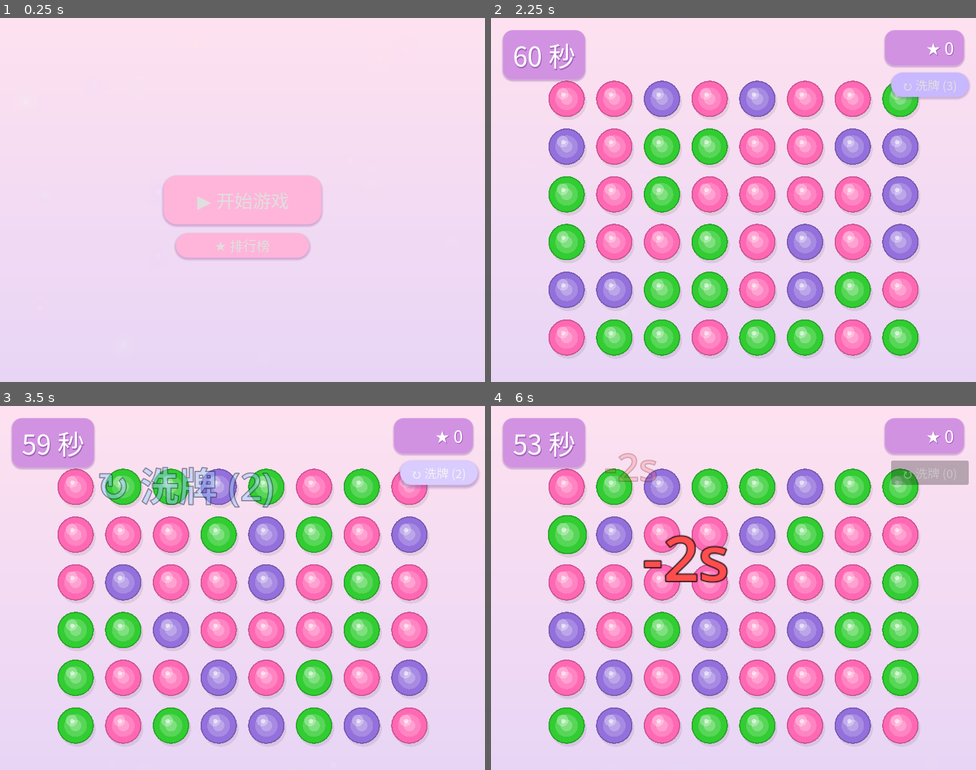
Above: before the commit, frames 1-4 (two rows, left to right).
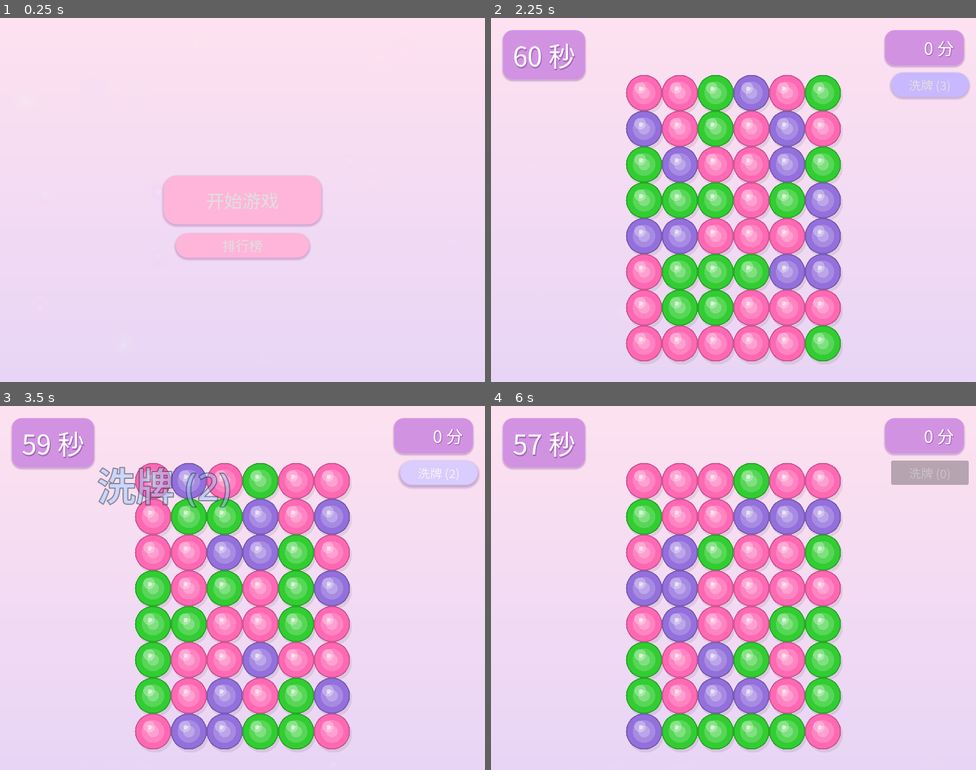
Above: after the commit, the same moments.

Repository: a812358816/bubble-match
Game: Godot game, scene res://main.tscn
Same seed, same stepped clock (60 frames per second), same inputs: the game is played once before the commit and once after it.
Inputs (mouse positions are in pixels of both pictures, inside the frame that each line leads up to):
- Up to frame 1 (0.25 s): no input
- Up to frame 2 (2.25 s): click "★ 排行榜" (after the commit: "排行榜") at 0.5 s; click "← 返回" (after the commit: "返回") at 1.25 s; click "▶ 开始游戏" (after the commit: "开始游戏") at 2 s
- Up to frame 3 (3.5 s): click "↻ 洗牌 (3)" (after the commit: "洗牌 (3)") at 2.75 s
- Up to frame 4 (6 s): click "↻ 洗牌 (2)" (after the commit: "洗牌 (2)") at 3.5 s; click "↻ 洗牌 (1)" (after the commit: "洗牌 (1)") at 4.25 s; move the mouse to (568, 486) at 5.02 s; click (568, 486) at 5.17 s; move the mouse to (568, 533) at 5.77 s; click (568, 533) at 5.92 s

The runs differ from the first frame. In frame 1, 0.5% of the frame differs, in the area x 40-60%, y 48-65%; in frame 2, 43%; in frame 3, 43%; in frame 4, 43%, in the area x 7-96%, y 6-95%.

Commit message:
修复：移除 Unicode 图标符号 + 网格改为纵向 6×8 + 球体更紧密
- 移除 Noto Sans SC 不支持的 Unicode 符号（↺↻◆◇▶←★）
- 替换为纯中文文本，Web 端正常显示
- 网格 8×6 → 6×8（纵向布局）
- spacing_factor 0.82 → 0.72（球更大、间距更密）
- 排行榜奖牌符号替换为数字标记 [1][2][3]

Diff:
--- a/src/gameplay/bubble_match.gd
+++ b/src/gameplay/bubble_match.gd
@@ -7,15 +7,15 @@
 
 const BUBBLE_SCENE := preload("res://src/gameplay/bubble.tscn")
 
-@export var grid_cols: int = 8
-@export var grid_rows: int = 6
+@export var grid_cols: int = 6
+@export var grid_rows: int = 8
 @export var max_bubble_size: float = 160.0
 @export var min_bubble_size: float = 50.0
 @export var min_match: int = 3
 @export var offset_x: float = 24.0
 @export var offset_y: float = 24.0
 @export var round_seconds: float = 60.0
-@export var spacing_factor: float = 0.82
+@export var spacing_factor: float = 0.72
 
 var _actual_bubble_size: float = 80.0
 
@@ -257,7 +257,7 @@
 
 	var bonus := clampi(affected.size() - 2, 1, 5)
 	_add_time(bonus)
-	_show_floating_text(_grid_to_world(pos.x, pos.y), "◆ 炸弹 +%ds" % bonus, Color(1.0, 0.5, 0.1))
+	_show_floating_text(_grid_to_world(pos.x, pos.y), "炸弹 +%ds" % bonus, Color(1.0, 0.5, 0.1))
 
 	_combo = 1
 	_last_match_msec = Time.get_ticks_msec()
@@ -306,7 +306,7 @@
 
 	var bonus: int = clampi(affected.size() / 3, 2, 8)
 	_add_time(bonus)
-	_show_floating_text(_grid_to_world(pos.x, pos.y), "◇ 彩虹 +%ds" % bonus, Color(1.0, 0.3, 0.8))
+	_show_floating_text(_grid_to_world(pos.x, pos.y), "彩虹 +%ds" % bonus, Color(1.0, 0.3, 0.8))
 
 	_combo = 1
 	_last_match_msec = Time.get_ticks_msec()
@@ -536,7 +536,7 @@
 			if _grid[col][row] != null:
 				_bubble_nodes[col][row] = _create_bubble(col, row, _grid[col][row])
 
-	_show_floating_text(Vector2(200, 150), "↻ 洗牌 (%d)" % _shuffle_remaining, Color(0.6, 0.8, 1.0))
+	_show_floating_text(Vector2(200, 150), "洗牌 (%d)" % _shuffle_remaining, Color(0.6, 0.8, 1.0))
 
 
 func _show_floating_text(world_pos: Vector2, text: String, clr: Color) -> void:
--- a/src/main.gd
+++ b/src/main.gd
@@ -81,7 +81,7 @@
 	_rank_btn.visible = false
 	_shuffle_btn.visible = true
 	_shuffle_btn.disabled = false
-	_shuffle_btn.text = "↻ 洗牌 (3)"
+	_shuffle_btn.text = "洗牌 (3)"
 	_time_label.visible = true
 	_score_label.visible = true
 	_game_over_panel.visible = false
@@ -95,7 +95,7 @@
 
 
 func _on_score_changed(new_score: int) -> void:
-	_score_label.text = "★ %d" % new_score
+	_score_label.text = "%d 分" % new_score
 
 
 func _on_time_updated(seconds: int) -> void:
@@ -152,6 +152,6 @@
 
 
 func _on_shuffle_count_changed(remaining: int) -> void:
-	_shuffle_btn.text = "↻ 洗牌 (%d)" % remaining
+	_shuffle_btn.text = "洗牌 (%d)" % remaining
 	_shuffle_btn.disabled = remaining <= 0
 	_shuffle_btn.visible = true
--- a/src/ui/game_ui.tscn
+++ b/src/ui/game_ui.tscn
@@ -124,7 +124,7 @@
 theme_override_font_sizes/font_size = 30
 theme_override_styles/normal = SubResource("btn_style")
 theme_override_styles/hover = SubResource("btn_style_hover")
-text = "▶ 开始游戏"
+text = "开始游戏"
 
 [node name="ShuffleButton" type="Button" parent="." unique_id=433220519]
 visible = false
@@ -140,7 +140,7 @@
 theme_override_font_sizes/font_size = 20
 theme_override_styles/normal = SubResource("btn_style_shuffle")
 theme_override_styles/hover = SubResource("btn_style_shuffle_hover")
-text = "↻ 洗牌 (2)"
+text = "洗牌 (2)"
 
 [node name="RankButton" type="Button" parent="." unique_id=978577930]
 layout_mode = 1
@@ -158,7 +158,7 @@
 theme_override_font_sizes/font_size = 22
 theme_override_styles/normal = SubResource("btn_style")
 theme_override_styles/hover = SubResource("btn_style_hover")
-text = "★ 排行榜"
+text = "排行榜"
 
 [node name="RankPanel" type="Panel" parent="." unique_id=1653185595]
 visible = false
@@ -184,7 +184,7 @@
 offset_bottom = -170.0
 grow_horizontal = 2
 grow_vertical = 2
-text = "★ 排行榜"
+text = "排行榜"
 label_settings = SubResource("overlay_label_settings")
 horizontal_alignment = 1
 
@@ -221,7 +221,7 @@
 theme_override_font_sizes/font_size = 22
 theme_override_styles/normal = SubResource("btn_style")
 theme_override_styles/hover = SubResource("btn_style_hover")
-text = "← 返回"
+text = "返回"
 
 [node name="GameOverPanel" type="Panel" parent="." unique_id=884535005]
 visible = false
@@ -282,7 +282,7 @@
 offset_bottom = 80.0
 grow_horizontal = 2
 grow_vertical = 2
-text = "★ 排行榜"
+text = "排行榜"
 label_settings = SubResource("overlay_label_settings")
 horizontal_alignment = 1
 
@@ -302,4 +302,4 @@
 theme_override_font_sizes/font_size = 26
 theme_override_styles/normal = SubResource("btn_style")
 theme_override_styles/hover = SubResource("btn_style_hover")
-text = "↺ 再玩一次"
+text = "再玩一次"
--- a/src/ui/leaderboard.gd
+++ b/src/ui/leaderboard.gd
@@ -62,9 +62,9 @@
 		var e: Dictionary = scores[i]
 		var medal := ""
 		match i:
-			0: medal = "★"
-			1: medal = "◆"
-			2: medal = "◇"
-			_: medal = " %d." % (i + 1)
+			0: medal = "[1]"
+			1: medal = "[2]"
+			2: medal = "[3]"
+			_: medal = "%d." % (i + 1)
 		lines.append("%s  %s  %d分" % [medal, e.name, e.score])
 	return "\n".join(lines)
